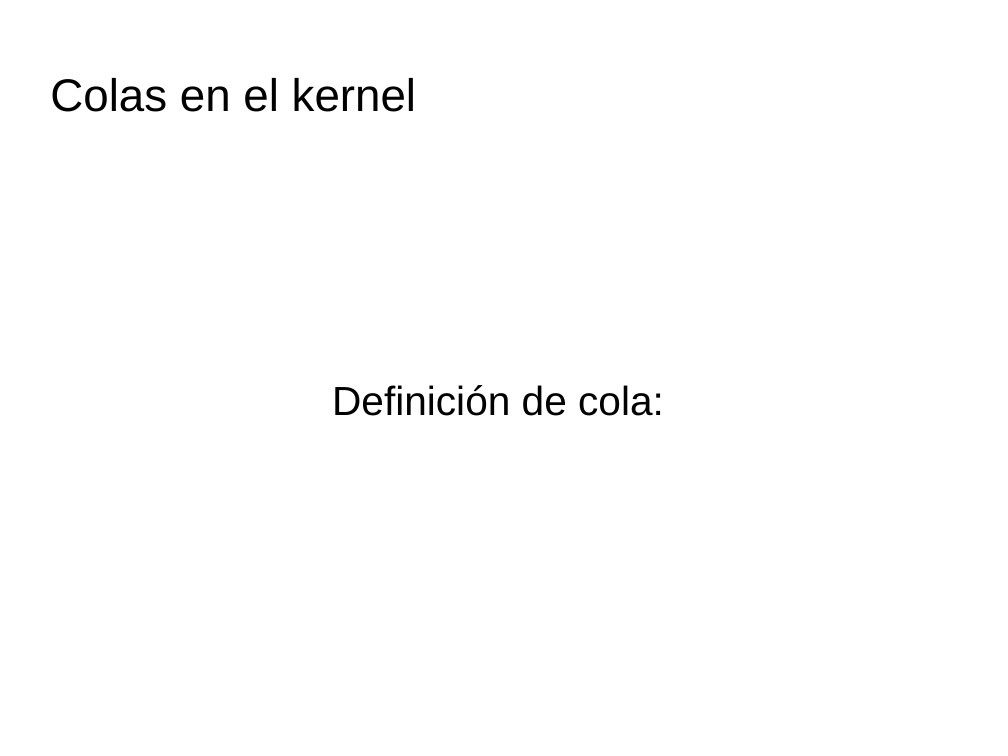
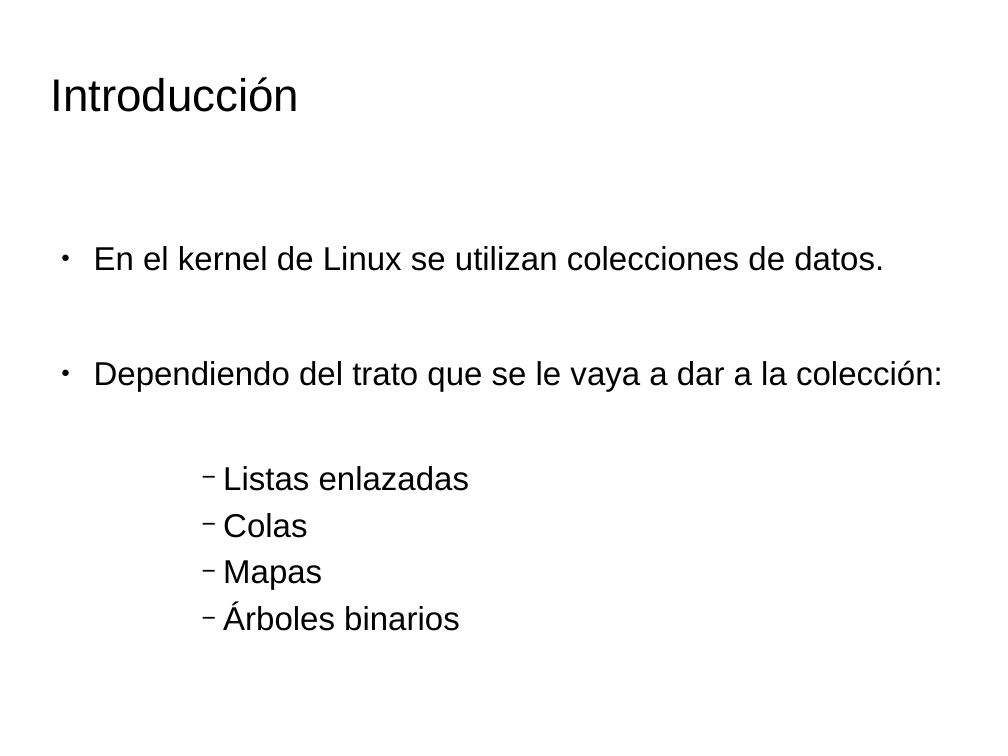
Before and after one commit to tombe85/lin, a slide deck: slide 2 of presentacion/EstructurasDeDatosKernel.odp (slide 1 before the commit). Drawn at 1008x756 pixels with LibreOffice and Linux fonts; fonts in the diff are those of the drawing; background and template pictures are left out. Boxes give left, top, right and bottom in pixels: in the first picture for what was removed or moved away, otherwise in the second. Text is boxed around its words. In the diff, an @@ line names an element or a change of style, - is before the commit and + after.

```diff
--- a/presentacion/EstructurasDeDatosKernel.odp
+++ b/presentacion/EstructurasDeDatosKernel.odp
@@ title at bbox=[50, 77, 299, 112]: text changed @@
-Colas en el kernel
+Introducción
@@ text "En el kernel de Linux ..." at bbox=[94, 246, 943, 631]: vertical alignment middle to top @@
@@ text at bbox=[94, 246, 943, 631]: text changed; size 32 to 26 pt @@
-Definición de cola:
+● En el kernel de Linux se utilizan colecciones de datos.
+● Dependiendo del trato que se le vaya a dar a la colección:
+      − Listas enlazadas
+      − Colas
+      − Mapas
+      − Árboles binarios
```
Also in this commit, not shown: 8 slides added, 1 other file.
